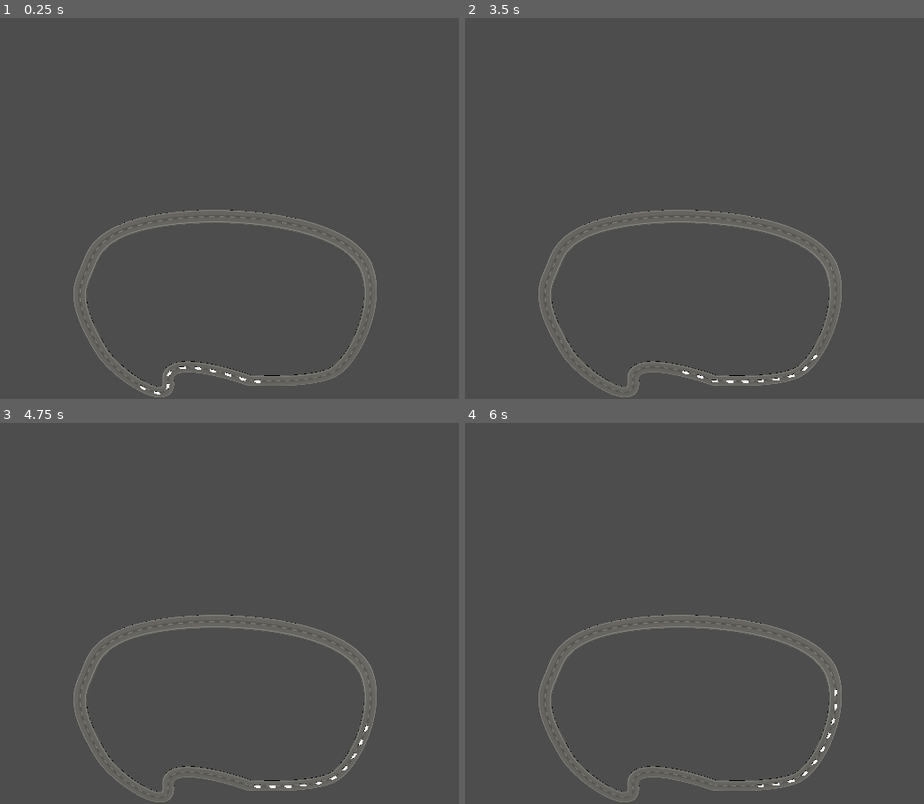
Above: before the commit, frames 1-4 (two rows, left to right).
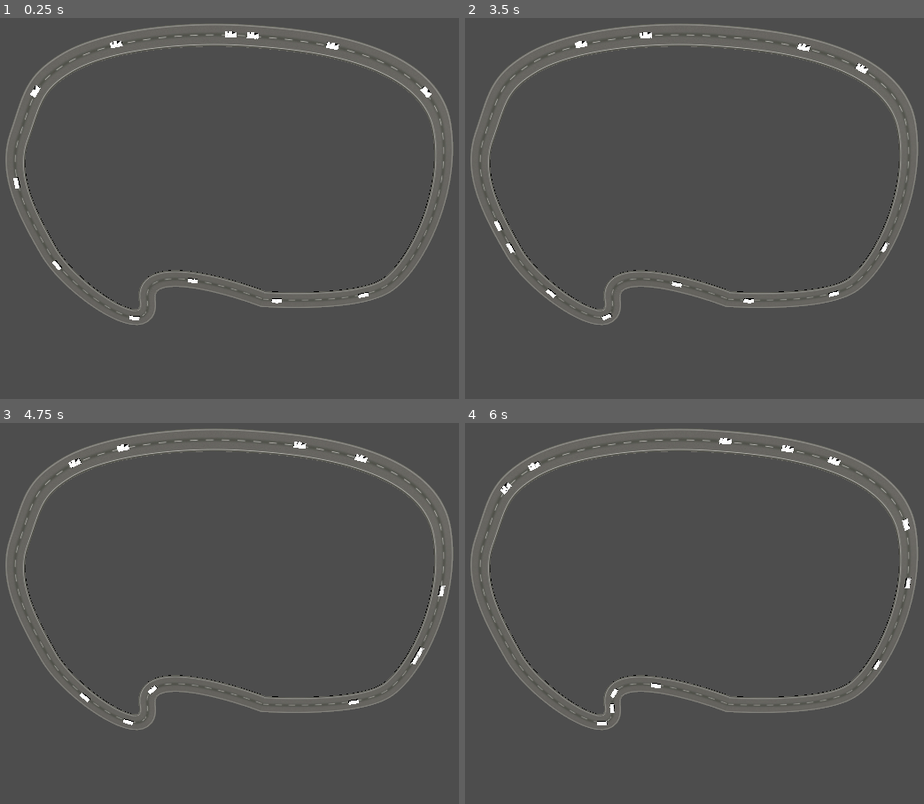
Above: after the commit, the same moments.

Repository: zaddmc/Traffic_Simulator
Game: Godot game, scene res://assets/node_3d.tscn
The game is run twice, just before and just after one commit, with the same random seed, the same clock (stepped at 60 frames per second) and the same inputs.
Inputs:
- Up to frame 1 (0.25 s): no input
- Up to frame 2 (3.5 s): no input
- Up to frame 3 (4.75 s): no input
- Up to frame 4 (6 s): no input

The runs differ from the first frame. In frame 1, 11% of the frame differs, in the area x 1-99%, y 1-100%; in frame 2, 11%; in frame 3, 11%; in frame 4, 11%.

Commit message:
car collision working to some degree

Diff:
--- a/assets/node_3d.tscn
+++ b/assets/node_3d.tscn
@@ -38,7 +38,7 @@
 script = ExtResource("2_j17vk")
 
 [node name="Camera3D" type="Camera3D" parent="."]
-transform = Transform3D(1, 0, 0, 0, -0.174336, 0.984686, 0, -0.984686, -0.174336, -6.68161, 73.3493, -72.85)
+transform = Transform3D(1, 0, 0, 0, -0.174336, 0.984686, 0, -0.984686, -0.174336, -6.68161, 54.4012, -32.5332)
 
 [node name="DirectionalLight3D" type="DirectionalLight3D" parent="."]
 transform = Transform3D(1, 0, 0, 0, 0.691677, 0.722207, 0, -0.722207, 0.691677, 0, 18, 0)
--- a/scripts/CarScript.gd
+++ b/scripts/CarScript.gd
@@ -2,10 +2,12 @@
 extends PathFollow3D
 
 const my_scene: PackedScene = preload("res://scripts/car.tscn")
+static var CARS = []
 
 # Internal varibles for each car object
-var starting_offset: float = 0
+var starting_offset: float
 var max_speed: float
+var speed: float
 
 # Called when the node enters the scene tree for the first time.
 func _ready() -> void:
@@ -14,8 +16,37 @@
 
 # Called every frame. 'delta' is the elapsed time since the previous frame.
 func _process(delta: float) -> void:
-	self.set_progress(self.get_progress()+delta*max_speed)
+	var wanted_space = 0.05
+	var own_progress = self.get_progress_ratio()
 
+	var closest_car = CARS[0] if CARS[0] != self else CARS[1]
+	var best_diff: float = 10
+	for car in CARS:
+		if car == self:
+			continue
+		var prog_diff_loop = car.get_progress_ratio() - own_progress
+		if prog_diff_loop < 0:
+			prog_diff_loop = 1 + prog_diff_loop
+
+		if best_diff > prog_diff_loop:
+			closest_car = car
+
+	# Get the diffrence in closet car and self, and insure its a positive number between 0 to 1
+	var prog_diff = closest_car.get_progress_ratio() - own_progress
+	if prog_diff < 0:
+		prog_diff = 1 + prog_diff
+
+	if  prog_diff < wanted_space:
+		self.speed = closest_car.speed if self.max_speed >= closest_car.speed else self.max_speed
+		if self == CARS[0]:
+			print(str(speed) + " and prog_diff " + str(prog_diff) + " option 2")
+	elif prog_diff > wanted_space*2:
+		self.speed = self.max_speed
+
+		if self == CARS[0]:
+			print(str(speed) + " and prog_diff " + str(prog_diff) + " option 3")
+
+	self.set_progress(self.get_progress()+delta*speed)
 
 static func new_car(starting_offset:float, max_speed:float = 0) -> Car:
 	var new_car: Car = my_scene.instantiate()
@@ -24,4 +55,7 @@
 		new_car.max_speed = randf_range(5, 15)
 	else:
 		new_car.max_speed = max_speed
+	new_car.speed = new_car.max_speed
+
+	CARS.append(new_car)
 	return new_car
--- a/scripts/car_spawner.gd
+++ b/scripts/car_spawner.gd
@@ -2,11 +2,23 @@
 
 var CARS = []
 @export var car_spawn_count: int = 10
+signal path_length
 
 # Called when the node enters the scene tree for the first time.
 func _ready() -> void:
+	var length = curve.get_baked_length()
+	path_length.emit(length)
+
+	var fast_car = Car.new_car(10, 50)
+	CARS.append(fast_car)
+	add_child(fast_car)
+
+	var fast_car2 = Car.new_car(100, 40)
+	CARS.append(fast_car2)
+	add_child(fast_car2)
+
 	for i in range(car_spawn_count):
-		var car = Car.new_car(-5*i, 10)
+		var car = Car.new_car(-20*i)
 		CARS.append(car)
 		add_child(car)
 
